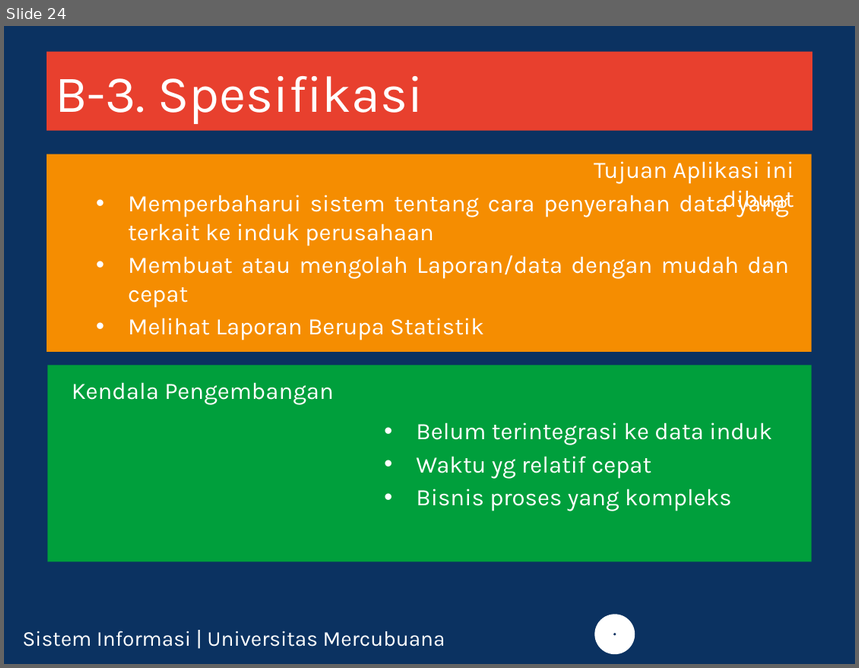
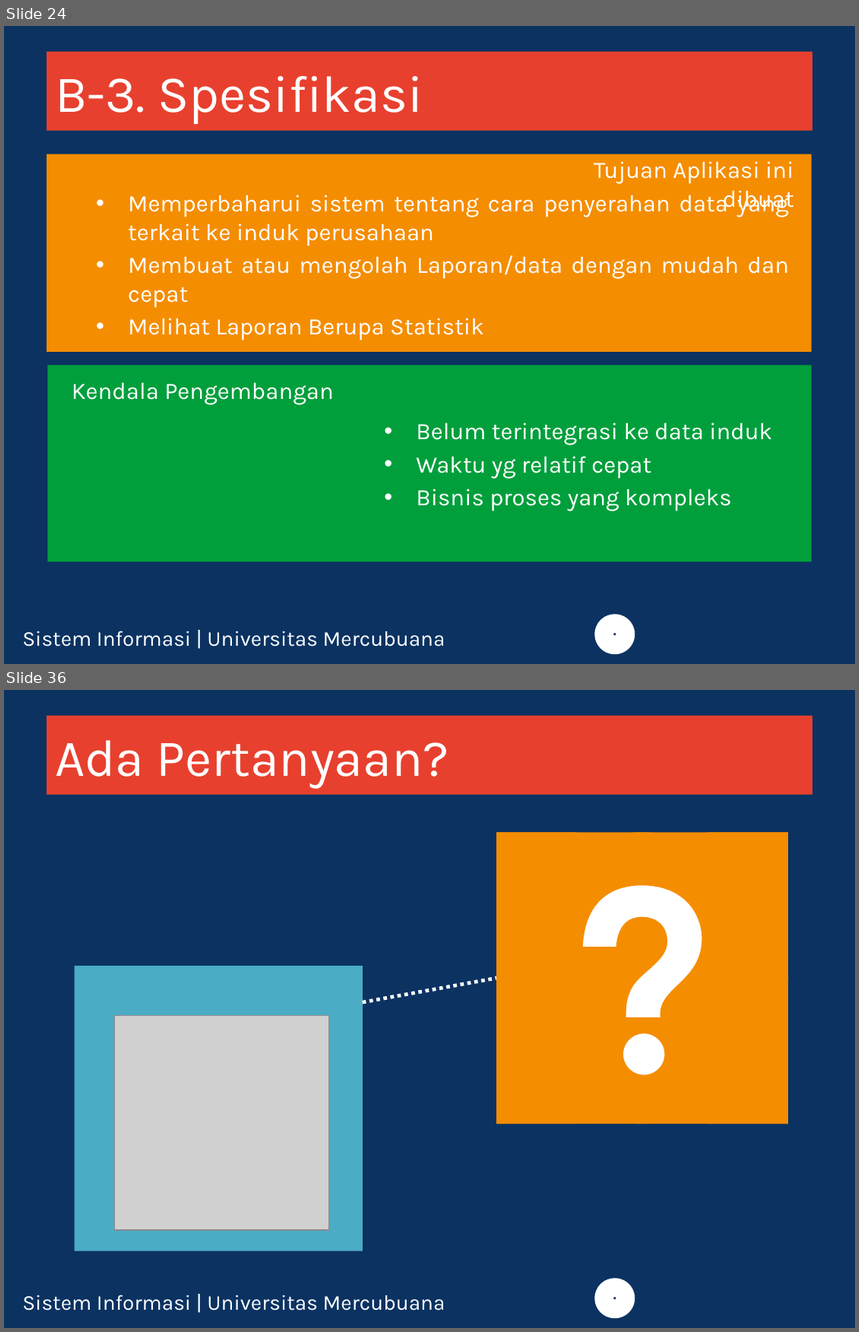
Before and after one commit to feldy/pgn, a slide deck: doc/ppt_new/final-ppt.pptx. Shown one above the other, each under a label of ours: slide 24 before the commit, slides 24 and 36 after it; the slides between them are not shown. The pictures are 859x668 and 859x1332 pixels, drawn with LibreOffice and Linux fonts; fonts in the diff are those of the drawing; grey boxes stand for pictures; background and template pictures are left out. Boxes give left, top, right and bottom in pixels: in the first picture for what was removed or moved away, otherwise in the second. Text is boxed around its words. In the diff, an @@ line names an element or a change of style, - is before the commit and + after.

```diff
--- a/doc/ppt_new/final-ppt.pptx
+++ b/doc/ppt_new/final-ppt.pptx
@@ slide 36 added at [4,690,855,1328], background #0B3261; not listed: 2 template elements that a slide beside it also shows @@
@@ title added at [47,716,813,795], fill #E8402E, 44 pt, text #FFFFFF @@
+Ada Pertanyaan?
@@ group added at [496,832,789,1124]: 5 rectangles, 1 freeform shape @@
@@ rectangle added at [75,966,363,1251], fill #4BACC6 @@
@@ line added from (363, 1002) to (496, 979), #FFFFFF 3 pt dashed @@
@@ picture added at [115,1016,329,1230] @@
```
Also in this commit, not shown: 2 slides changed, 10 other slides added, 3 other files.
